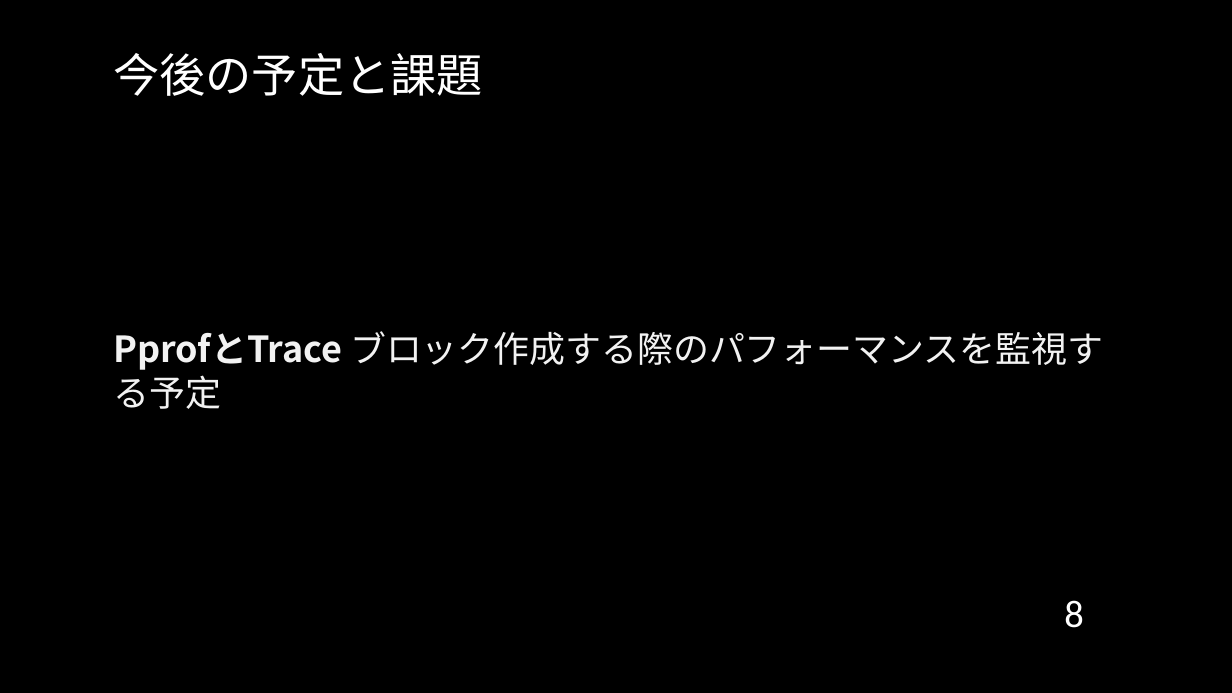
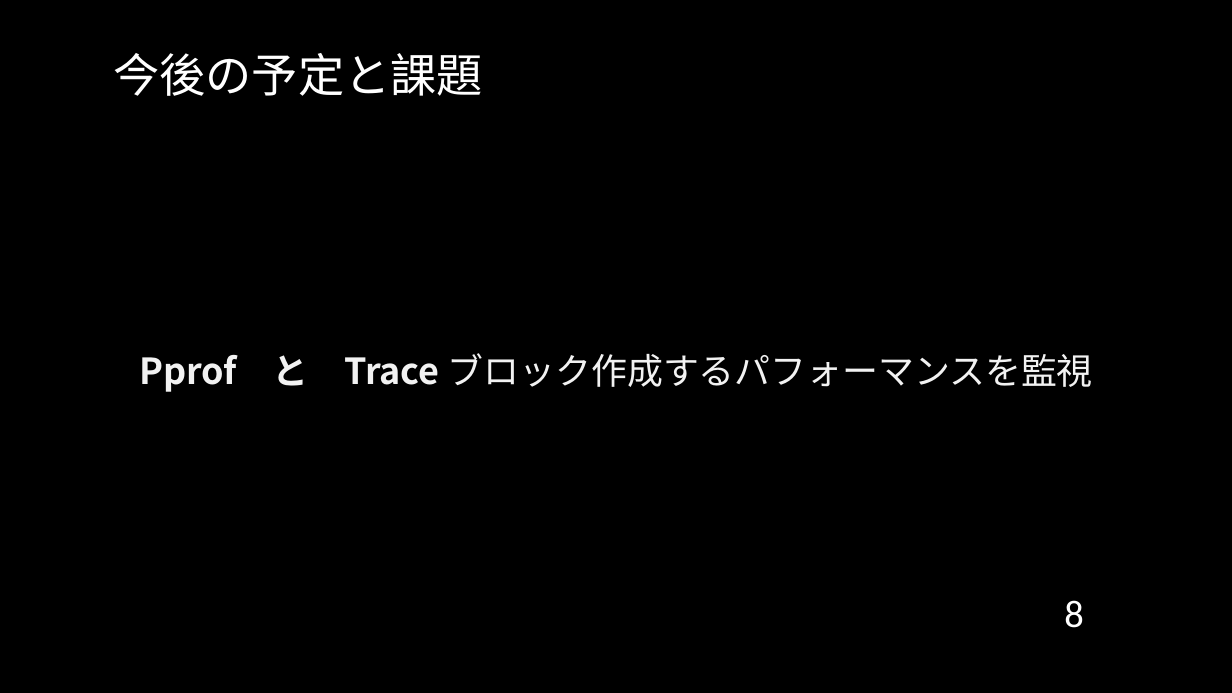
Before and after one commit to cyrusmanosa/Ecc-Year-3, a slide deck: slide 8 of Y3-Sem2/ITゼミ演習II/2024年度_12月報告会_Sk3a04_文家俊.pptx. Drawn at 1232x693 pixels with LibreOffice and Linux fonts; fonts in the diff are those of the drawing; background and template pictures are left out. Boxes give left, top, right and bottom in pixels: in the first picture for what was removed or moved away, otherwise in the second. Text is boxed around its words. In the diff, an @@ line names an element or a change of style, - is before the commit and + after.

```diff
--- a/Y3-Sem2/ITゼミ演習II/2024年度_12月報告会_Sk3a04_文家俊.pptx
+++ b/Y3-Sem2/ITゼミ演習II/2024年度_12月報告会_Sk3a04_文家俊.pptx
@@ text at [139,353,1093,392]: text changed @@
-PprofとTrace ブロック作成する際のパフォーマンスを監視する予定
+Pprof と Trace ブロック作成するパフォーマンスを監視
```
Also in this commit, not shown: 6 other slides changed, 7 other files.
